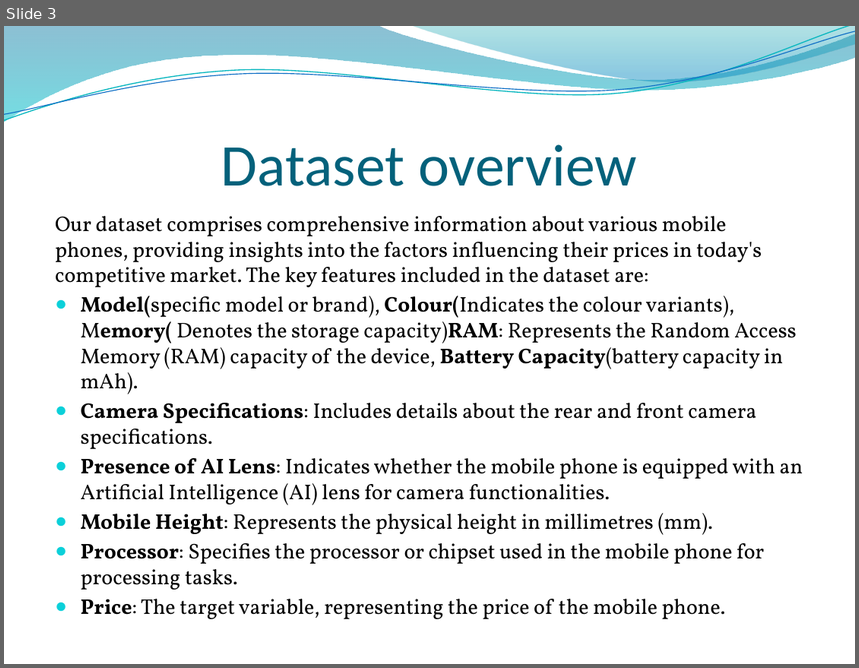
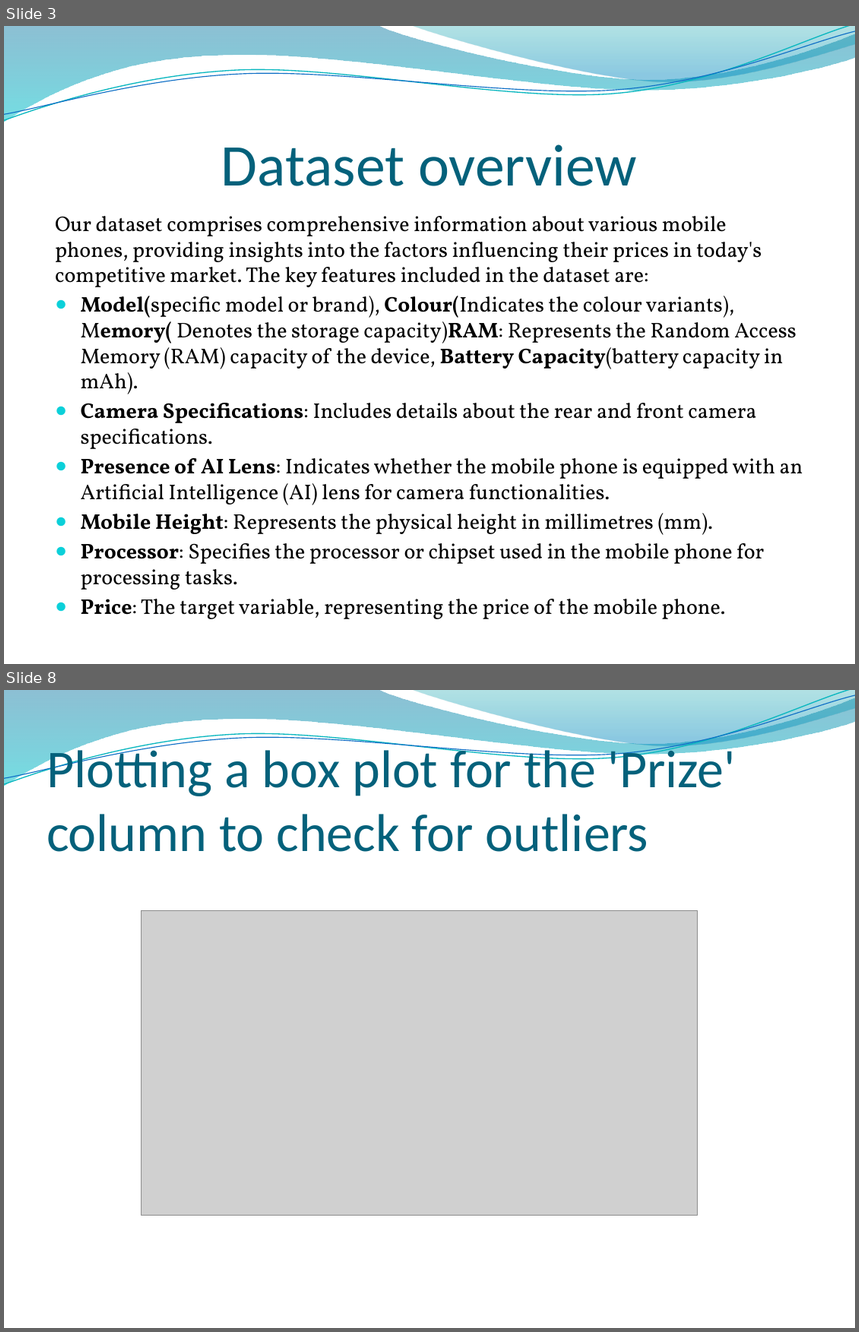
Before and after one commit to bhp001/Price-Prediction-for-Mobile-Phones, a slide deck: Price Prediction for Mobile Phones.pptx. Shown one above the other, each under a label of ours: slide 3 before the commit, slides 3 and 8 after it; the slides between them are not shown. The pictures are 859x668 and 859x1332 pixels, drawn with LibreOffice and Linux fonts; fonts in the diff are those of the drawing; grey boxes stand for pictures; background and template pictures are left out. Boxes give left, top, right and bottom in pixels: in the first picture for what was removed or moved away, otherwise in the second. Text is boxed around its words. In the diff, an @@ line names an element or a change of style, - is before the commit and + after.

```diff
--- a/Price Prediction for Mobile Phones.pptx
+++ b/Price Prediction for Mobile Phones.pptx
@@ slide 8 added at [4, 690, 855, 1328], background picture (left out); not listed: 4 template elements that a slide beside it also shows @@
@@ title added at [47, 742, 736, 852], 45 pt, text #04617B @@
+Plotting a box plot for the 'Prize' column to check for outliers
@@ picture added at [141, 910, 698, 1215] @@
```
Also in this commit, not shown: 2 slides changed, 11 other slides added.
